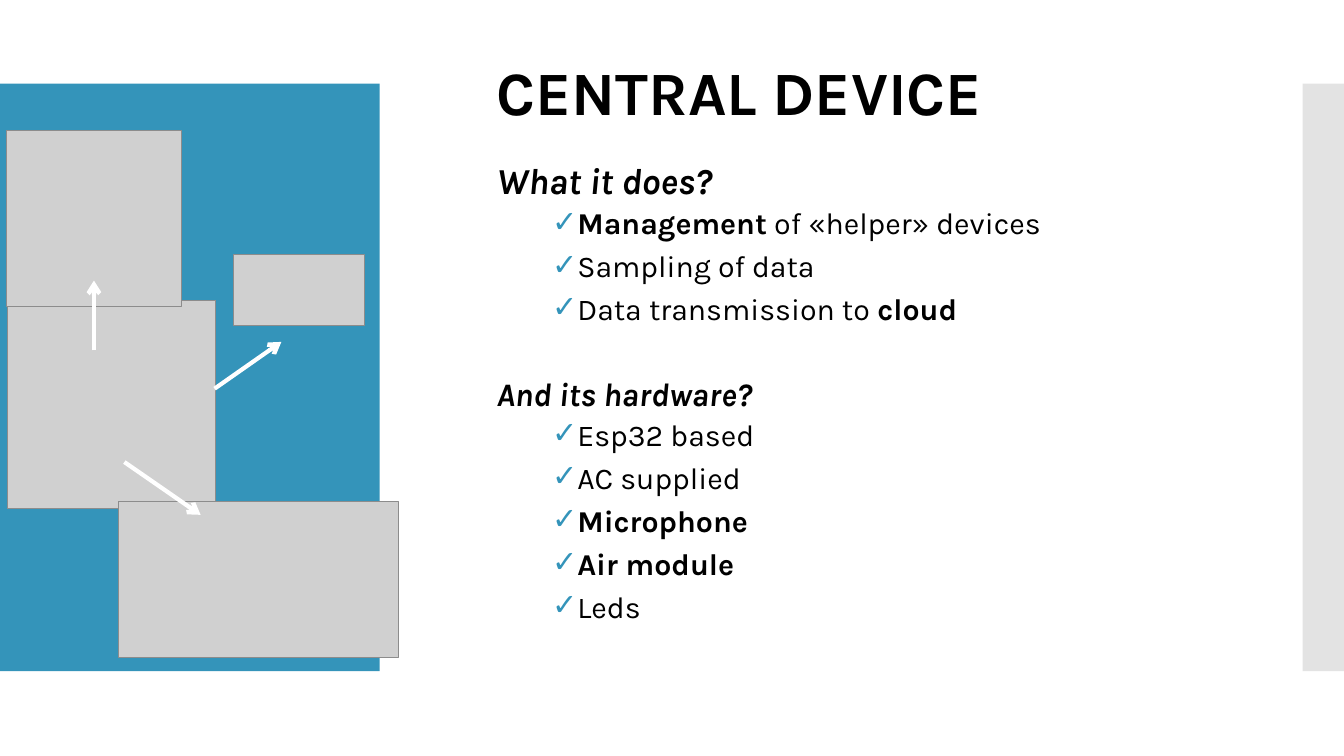
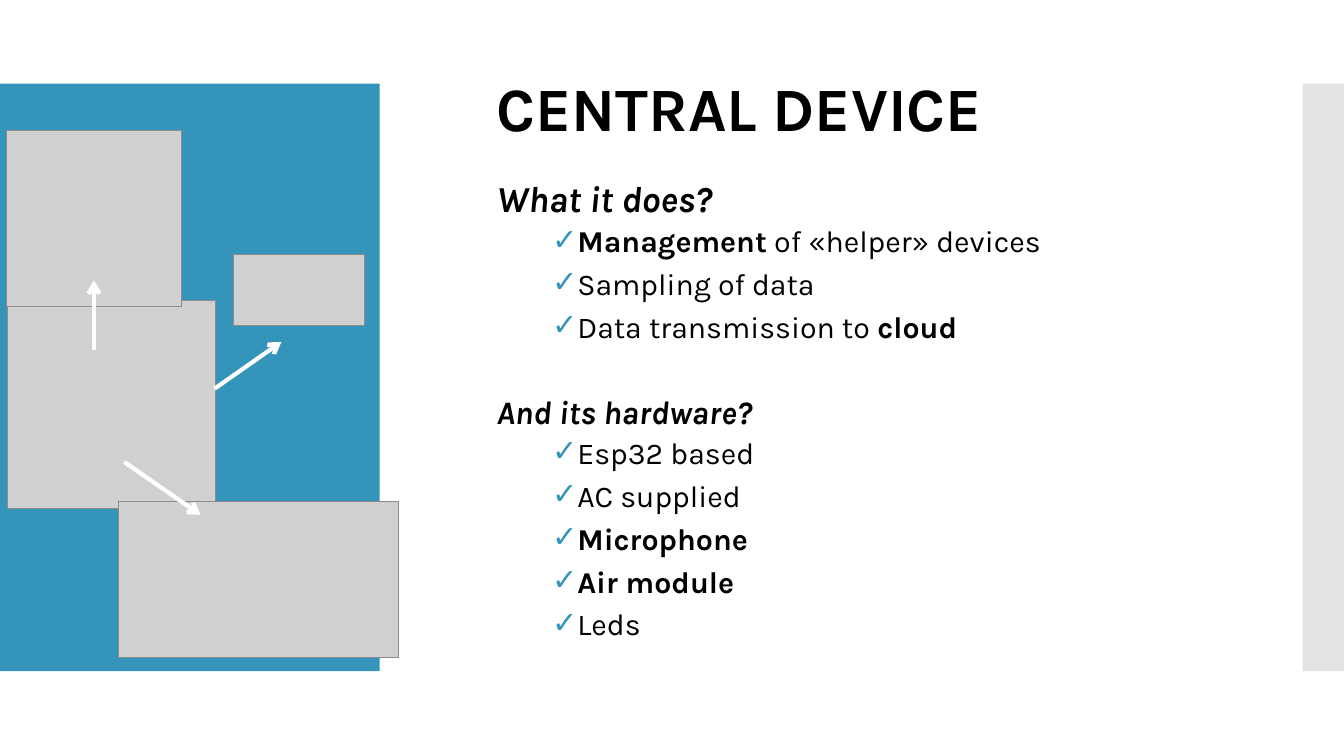
Before and after one commit to LorenzoPecorari/iot_project, a slide deck: slide 3 of iot_pres.pptx. Drawn at 1344x756 pixels with LibreOffice and Linux fonts; fonts in the diff are those of the drawing; grey boxes stand for pictures; background and template pictures are left out. Boxes give left, top, right and bottom in pixels: in the first picture for what was removed or moved away, otherwise in the second. Text is boxed around its words. In the diff, an @@ line names an element or a change of style, - is before the commit and + after.

```diff
--- a/iot_pres.pptx
+++ b/iot_pres.pptx
@@ title "CENTRAL DEVICE": place and size @@
-title "CENTRAL DEVICE" at (497,74,982,116)
+title "CENTRAL DEVICE" at (497,90,982,132)
@@ text "What it does?": place and size @@
-text "What it does?" at (497,168,1041,619)
+text "What it does?" at (497,186,1041,636)
```
Also in this commit, not shown: 4 other slides changed.
